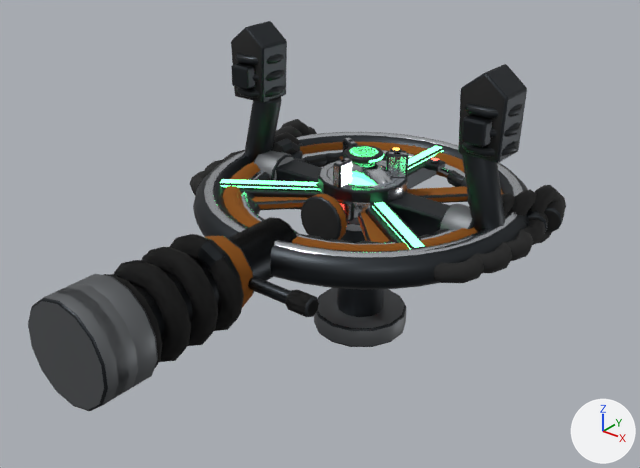
Two versions of the Blender file Assets/Game/Art/Models/_Source~/components/props/steering_yoke.blend, one commit apart.
Both versions are drawn from a 50 mm camera at (1.064, -1.483, 0.795) aimed at (0.035, -0.196, -0.003). Lighting does not change. The marker at lower right points along +X, +Y and +Z. The older version comes first.

Names of what the first picture shows: 'Mesh_SteeringYoke_Butterfly', 'Mesh_SteeringYoke_Ring', 'Mesh_SteeringYoke_Salvaged', 'Mesh_SteeringYoke_Twin'.
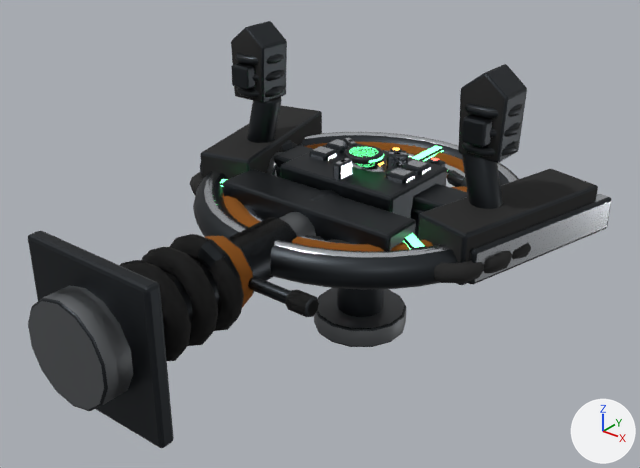
The edits, one by one:
Mesh me_mesh_steeringyoke_wheel is new.
It has 1052 vertices, 978 faces and spans x -0.466..0.466, y -0.75..0.266, z -0.15..0.15.
Faces by material slot: [890, 36, 12, 28, 12].
It uses material mat_mat_metal_steel_dark (dark grey #3a3e42).
It uses material mat_mat_metal_chrome_scuffed (light grey #c9cdd2).
It uses material mat_mat_plastic_rubber_black (black #1a1a1a).
It uses material mat_mat_metal_steel_worn (grey #7a7d80).
It uses material mat_mat_emissive_amber (orange #ffb347, glowing orange #ffb347).
Object 'Mesh_SteeringYoke_Wheel' (ob_mesh_steeringyoke_wheel) is new; it shows me_mesh_steeringyoke_wheel.
Its location is (0.0, 0.0, 0.0).

Where the change shows, as pixel boxes [x1, y1, x2, y2] in the pictures (640 x 468 px):
'Mesh_SteeringYoke_Wheel', added
    after: [28, 105, 611, 448]
    faces in mat_mat_metal_steel_dark (dark grey #3a3e42): [28, 111, 611, 448]
    faces in mat_mat_plastic_rubber_black (black #1a1a1a): [202, 105, 597, 263]
    faces in mat_mat_metal_chrome_scuffed (light grey #c9cdd2): [311, 139, 611, 282]
    faces in mat_mat_metal_steel_worn (grey #7a7d80): [280, 212, 316, 237]
'Mesh_SteeringYoke_Butterfly', unchanged, covered by the edit
    before: [76, 119, 566, 387]
    after: [163, 139, 400, 331]
